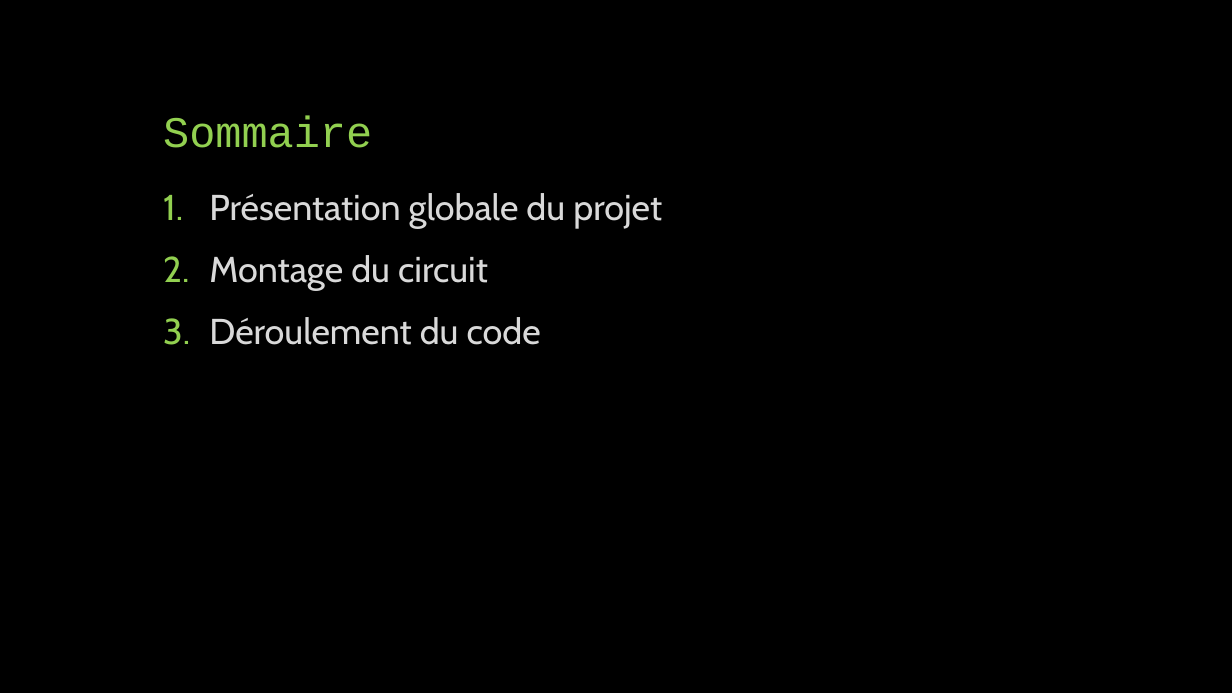
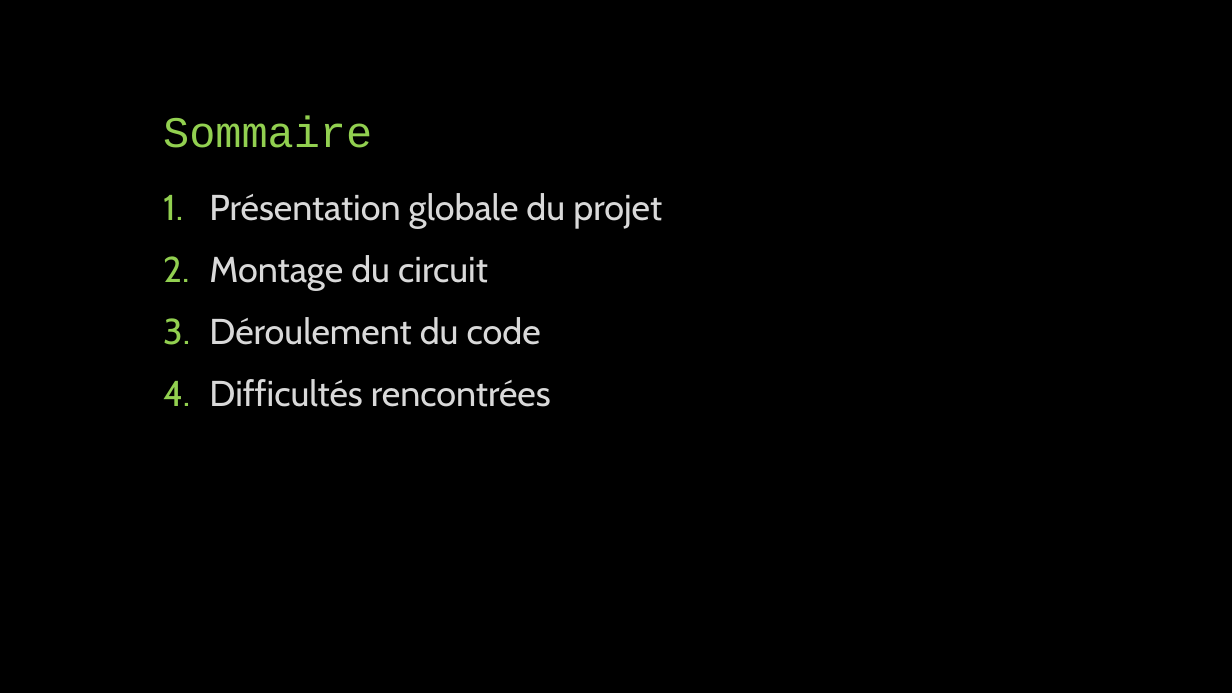
Before and after one commit to Jiizen/c_hepia, a slide deck: slide 2 of projet_arduino_led/Projet_Arduino_Maryam_Evlyn.pptx. Drawn at 1232x693 pixels with LibreOffice and Linux fonts; fonts in the diff are those of the drawing. Boxes give left, top, right and bottom in pixels: in the first picture for what was removed or moved away, otherwise in the second. Text is boxed around its words. In the diff, an @@ line names an element or a change of style, - is before the commit and + after.

Commit message:
Ajout slide difficultés

```diff
--- a/projet_arduino_led/Projet_Arduino_Maryam_Evlyn.pptx
+++ b/projet_arduino_led/Projet_Arduino_Maryam_Evlyn.pptx
@@ text at [209,379,551,407]: paragraph added @@
+4. Difficultés rencontrées
```
Also in this commit, not shown: 1 slide added.
